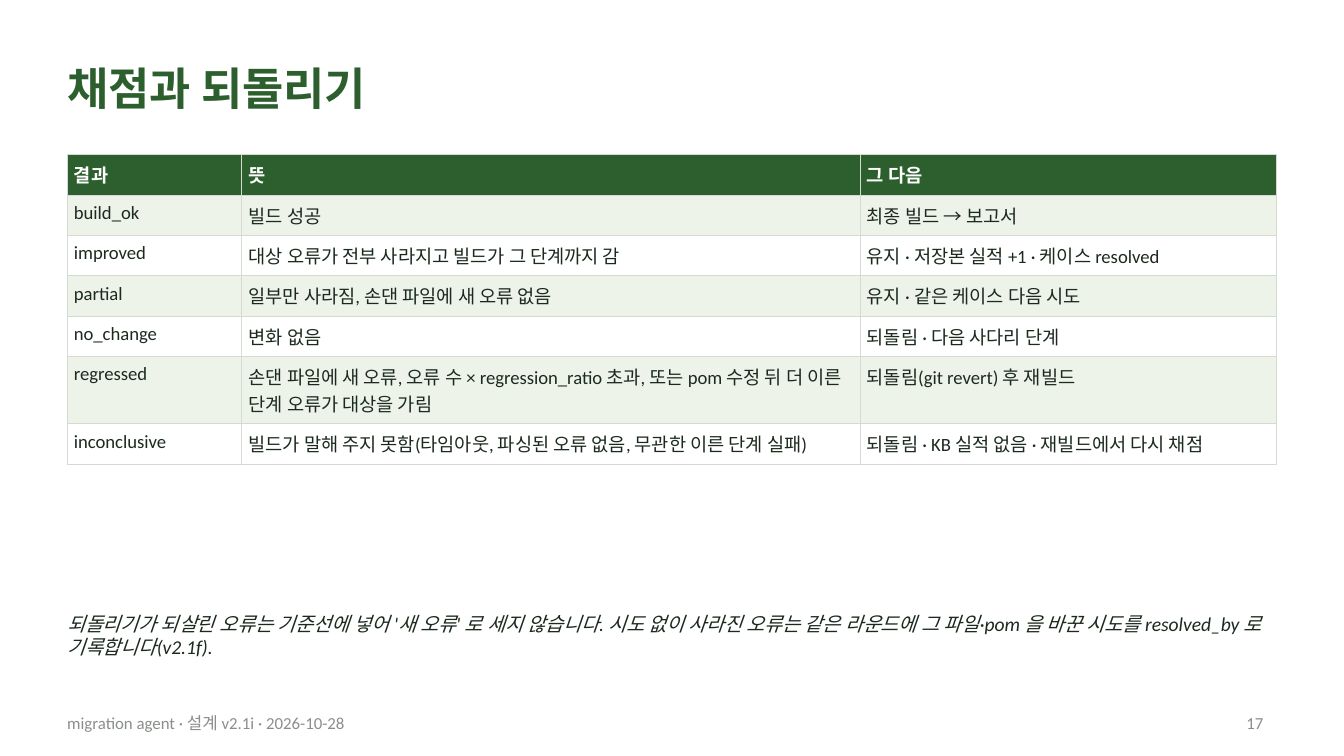
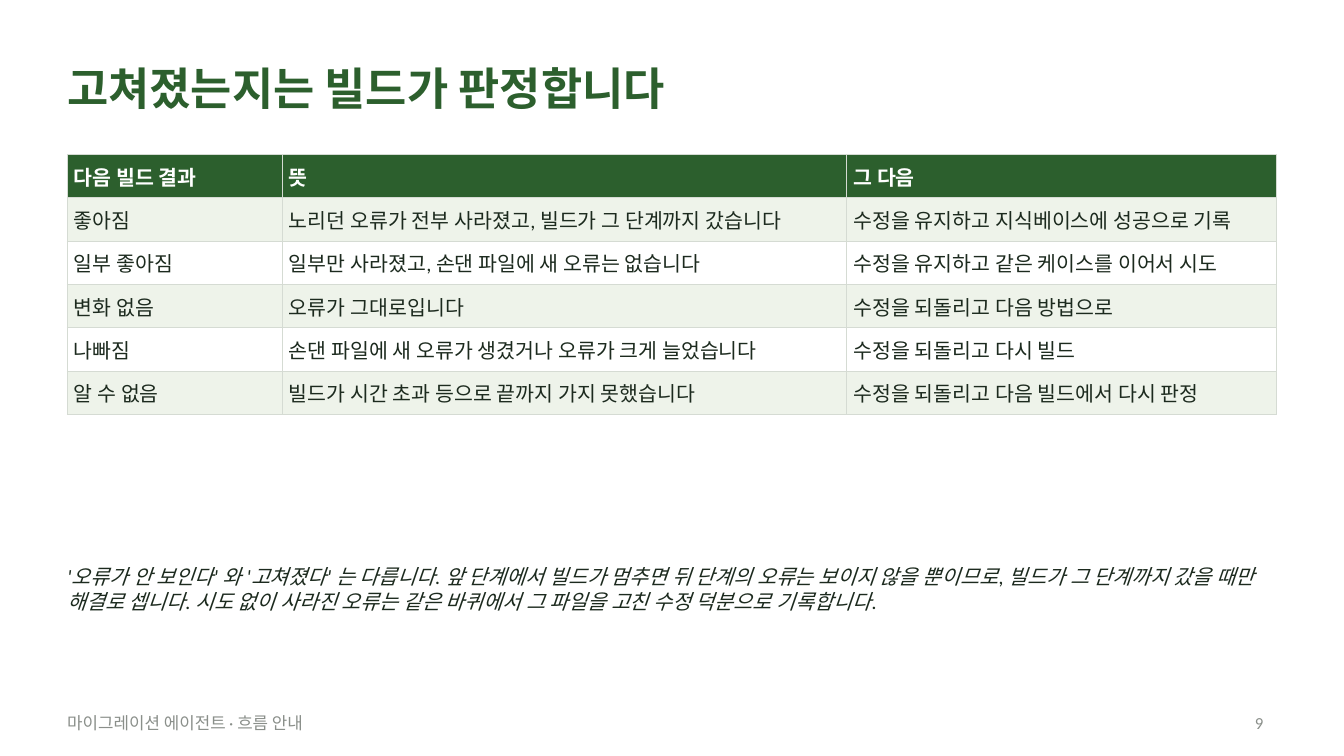
Before and after one commit to acandiatale/tutu, a slide deck: slide 9 of docs/migration-agent/migration-agent.pptx (slide 17 before the commit). Drawn at 1344x756 pixels with LibreOffice and Linux fonts; fonts in the diff are those of the drawing. Boxes give left, top, right and bottom in pixels: in the first picture for what was removed or moved away, otherwise in the second. Text is boxed around its words. In the diff, an @@ line names an element or a change of style, - is before the commit and + after.

```diff
--- a/docs/migration-agent/migration-agent.pptx
+++ b/docs/migration-agent/migration-agent.pptx
@@ title at [67,67,665,109]: text changed @@
-채점과 되돌리기
+고쳐졌는지는 빌드가 판정합니다
@@ table at [67,155,1277,407] @@
-row 1: 결과 | 뜻 | 그 다음
-row 2: build_ok | 빌드 성공 | 최종 빌드 → 보고서
-row 3: improved | 대상 오류가 전부 사라지고 빌드가 그 단계까지 감 | 유지 · 저장본 실적 +1 · 케이스 resolved
-row 4: partial | 일부만 사라짐, 손댄 파일에 새 오류 없음 | 유지 · 같은 케이스 다음 시도
-row 5: no_change | 변화 없음 | 되돌림 · 다음 사다리 단계
-row 6: regressed | 손댄 파일에 새 오류, 오류 수 × regression_ratio 초과, 또는 pom 수정 뒤 더 이른 단계 오류가 대상을 가림 | 되돌림(git revert) 후 재빌드
-row 7: inconclusive | 빌드가 말해 주지 못함(타임아웃, 파싱된 오류 없음, 무관한 이른 단계 실패) | 되돌림 · KB 실적 없음 · 재빌드에서 다시 채점
+row 1: 다음 빌드 결과 | 뜻 | 그 다음
+row 2: 좋아짐 | 노리던 오류가 전부 사라졌고, 빌드가 그 단계까지 갔습니다 | 수정을 유지하고 지식베이스에 성공으로 기록
+row 3: 일부 좋아짐 | 일부만 사라졌고, 손댄 파일에 새 오류는 없습니다 | 수정을 유지하고 같은 케이스를 이어서 시도
+row 4: 변화 없음 | 오류가 그대로입니다 | 수정을 되돌리고 다음 방법으로
+row 5: 나빠짐 | 손댄 파일에 새 오류가 생겼거나 오류가 크게 늘었습니다 | 수정을 되돌리고 다시 빌드
+row 6: 알 수 없음 | 빌드가 시간 초과 등으로 끝까지 가지 못했습니다 | 수정을 되돌리고 다음 빌드에서 다시 판정
@@ text at [67,567,1254,611]: text changed; size 10.5 to 11 pt @@
-되돌리기가 되살린 오류는 기준선에 넣어 '새 오류' 로 세지 않습니다. 시도 없이 사라진 오류는 같은 라운드에 그 파일·pom 을 바꾼 시도를 resolved_by 로 기록합니다(v2.1f).
+'오류가 안 보인다' 와 '고쳐졌다' 는 다릅니다. 앞 단계에서 빌드가 멈추면 뒤 단계의 오류는 보이지 않을 뿐이므로, 빌드가 그 단계까지 갔을 때만 해결로 셉니다. 시도 없이 사라진 오류는 같은 바퀴에서 그 파일을 고친 수정 덕분으로 기록합니다.
@@ text at [67,715,303,730]: text changed @@
-migration agent · 설계 v2.1i · 2026-10-28
+마이그레이션 에이전트 · 흐름 안내
@@ page number at [1255,718,1264,729]: text changed @@
-17
+9
```
Also in this commit, not shown: 5 other slides changed, 4 slides added, 31 slides removed, 12 other files.
